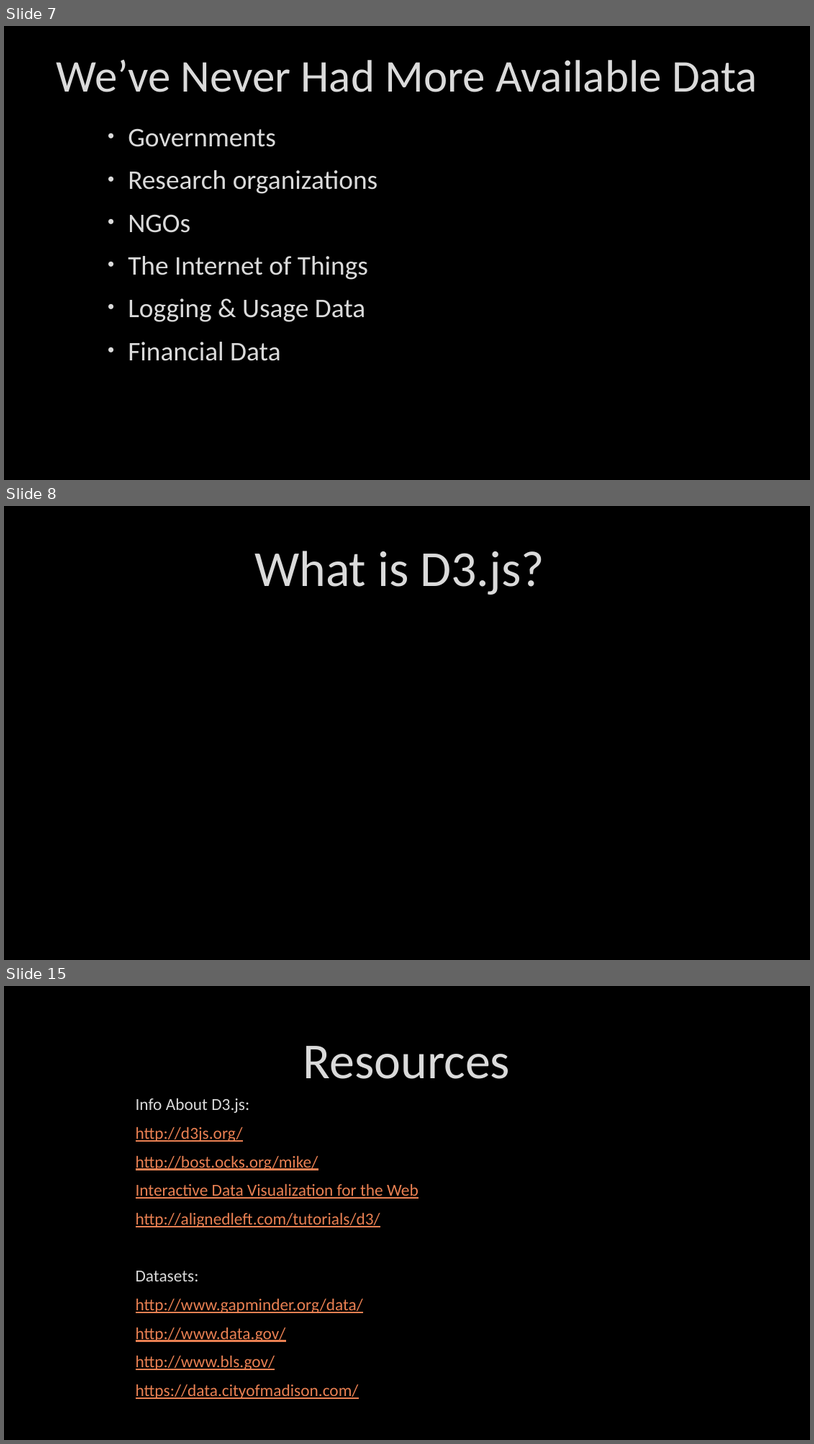
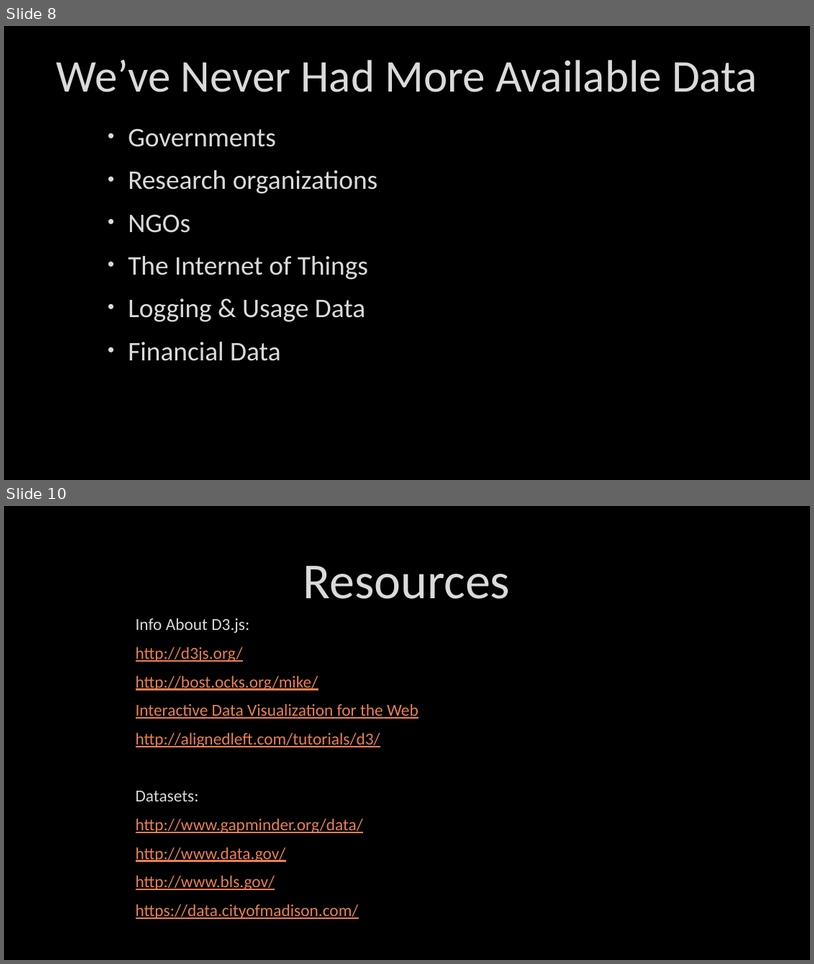
Before and after one commit to DustinEwers/D3-js-Demos, a slide deck: slides/d3.pptx. Shown one above the other, each under a label of ours: slides 7, 8 and 15 before the commit, slides 8 and 10 after it; the slides between them are not shown. The pictures are 814x1444 and 814x964 pixels, drawn with LibreOffice and Linux fonts; fonts in the diff are those of the drawing; background and template pictures are left out. Boxes give left, top, right and bottom in pixels: in the first picture for what was removed or moved away, otherwise in the second. Text is boxed around its words. In the diff, an @@ line names an element or a change of style, - is before the commit and + after.

```diff
--- a/slides/d3.pptx
+++ b/slides/d3.pptx
@@ slide 8 removed at (4, 506, 810, 960), background picture (left out) @@
@@ title removed at (255, 551, 545, 595) @@
-What is D3.js?
@@ what was slide 7 is now slide 8 @@
@@ what was slide 15 is now slide 10 @@
```
Also in this commit, not shown: 2 slides changed, 1 slide added, 5 other slides removed, 1 other file.
